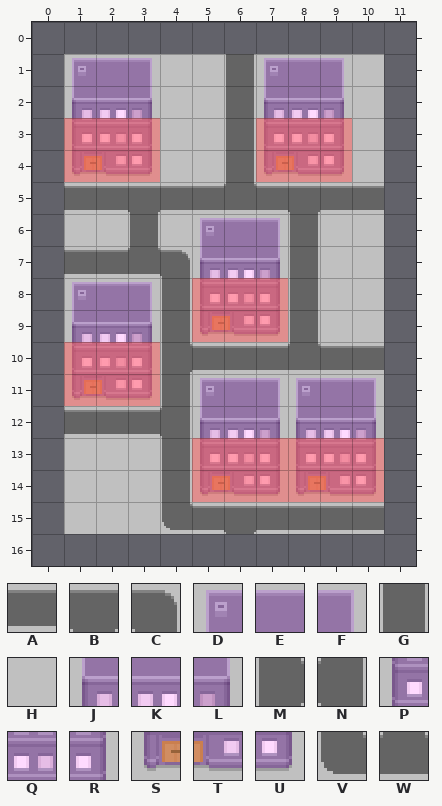
Level history. Tiled map: raw/city.tmx. This is how it looked before the edit.
Cells are 16x16 px. Shown: x 0..11, y 0..16. The old version is drawn lined up with the new one.
Key: from "tiles": A 1, B 2, C 4, D 8, E 9, F 10, G 20, H 21, J 28, K 29, L 30, M 40, N 44, P 48, Q 49, R 50, S 68, T 69, U 70, V 80, W 82.
_ is an empty cell.
Layers that did not change in this view are not listed.
Layer "tiles" before, first column x 0:
 0 ____________
 1 _DEFHHGDEFH_
 2 _JKLHHGJKLH_
 3 _PQRHHGPQRH_
 4 _STUHHGSTUH_
 5 _AABAAWABAA_
 6 _HHGHDEFGHH_
 7 _AAWCJKLGHH_
 8 _DEFGPQRGHH_
 9 _JKLGSTUGHH_
10 _PQRMAAAWAA_
11 _STUGDEFDEF_
12 _AAANJKLJKL_
13 _HHHGPQRPQR_
14 _HHHGSTUSTU_
15 _HHHVABAAAA_
16 ____________
The same view after the edit:
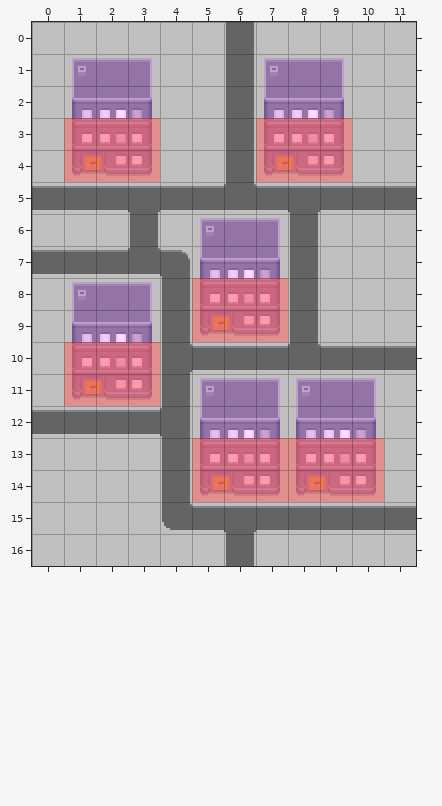
Commit message: Render city layout
The edit:
map size 10x15 -> 12x17 cells (old content now starts at 1,1; both pictures use the new coordinates)
Layer "tiles":
y 0: x 0..11 ____________ -> HHHHHHGHHHHH
y 1..4: x 0 _ -> H; x 11 _ -> H
y 5: x 0 _ -> A; x 11 _ -> A
y 6: x 0 _ -> H; x 11 _ -> H
y 7: x 0 _ -> A; x 11 _ -> H
y 8..9: x 0 _ -> H; x 11 _ -> H
y 10: x 0 _ -> H; x 11 _ -> A
y 11: x 0 _ -> H; x 11 _ -> H
y 12: x 0 _ -> A; x 11 _ -> H
y 13..14: x 0 _ -> H; x 11 _ -> H
y 15: x 0 _ -> H; x 11 _ -> A
y 16: x 0..11 ____________ -> HHHHHHGHHHHH
Where, in picture pixels (left, top, right, bottom), the same in both pictures:
added: (32, 22, 416, 566)
